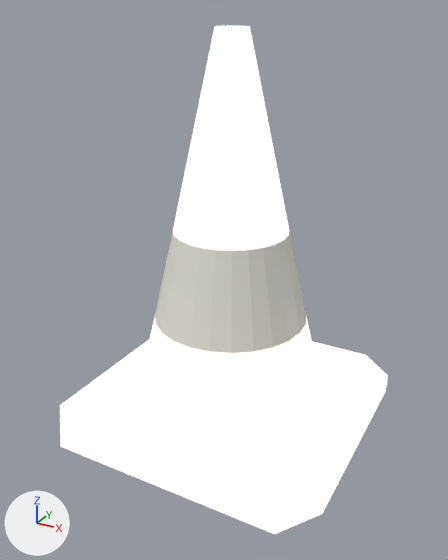
A saved change to the COLLADA model cmh_gazebo/meshes/cone_orange.dae.
Camera for both pictures: a camera (50 mm lens) standing at (0.21, -0.393, 0.315) and looking at (0.001, -0.013, 0.125). Arrows for +X, +Y and +Z are at lower left; the lights stay in place. The picture after the commit comes second.

The first picture shows 'node'.
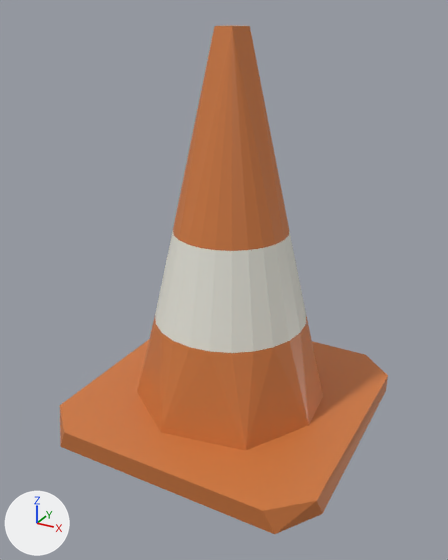
Changed parts and their boxes [x1, y1, x2, y2] in the pictures (448 x 560 px):
'node', surface changed (white to orange)
    both: [60, 25, 388, 534]

The change, as a list of edits to the scene's bpy script:
```text
Change mat_material_001:
    remove mat_material_001.emission_strength = 1.0
```
